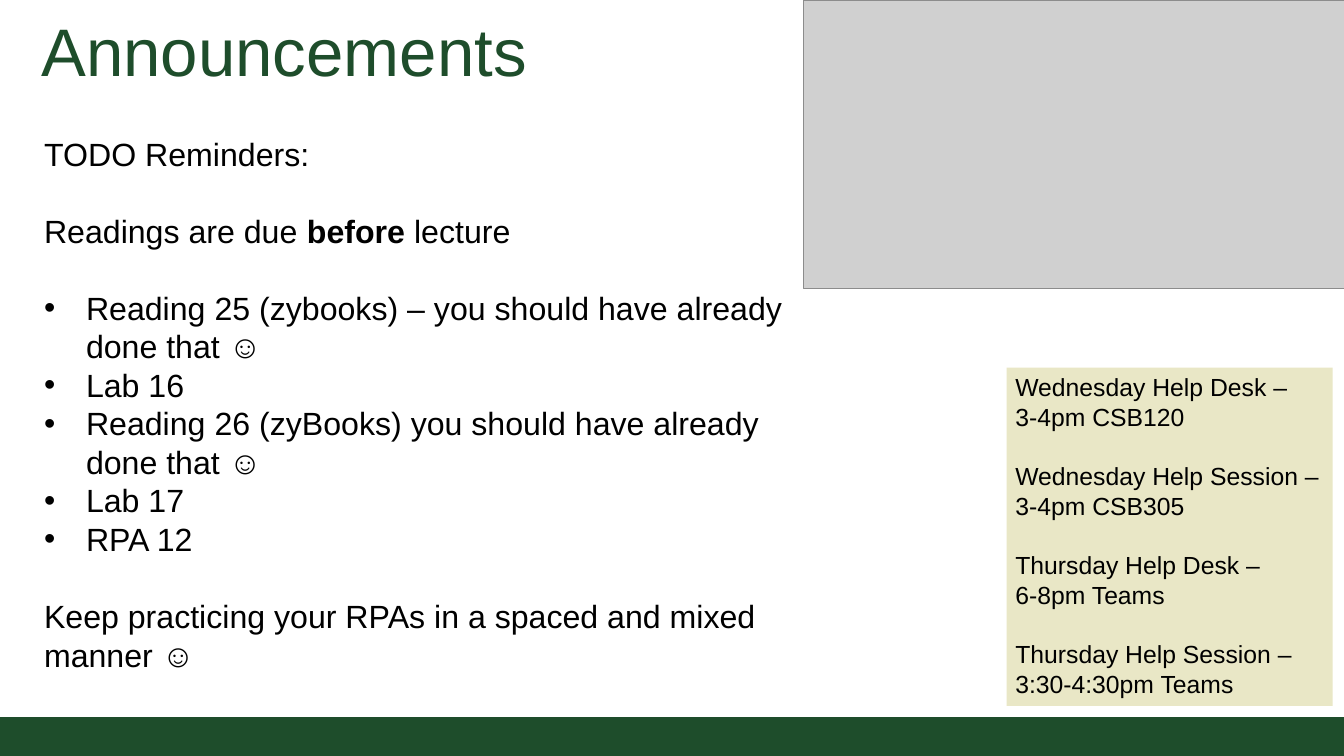
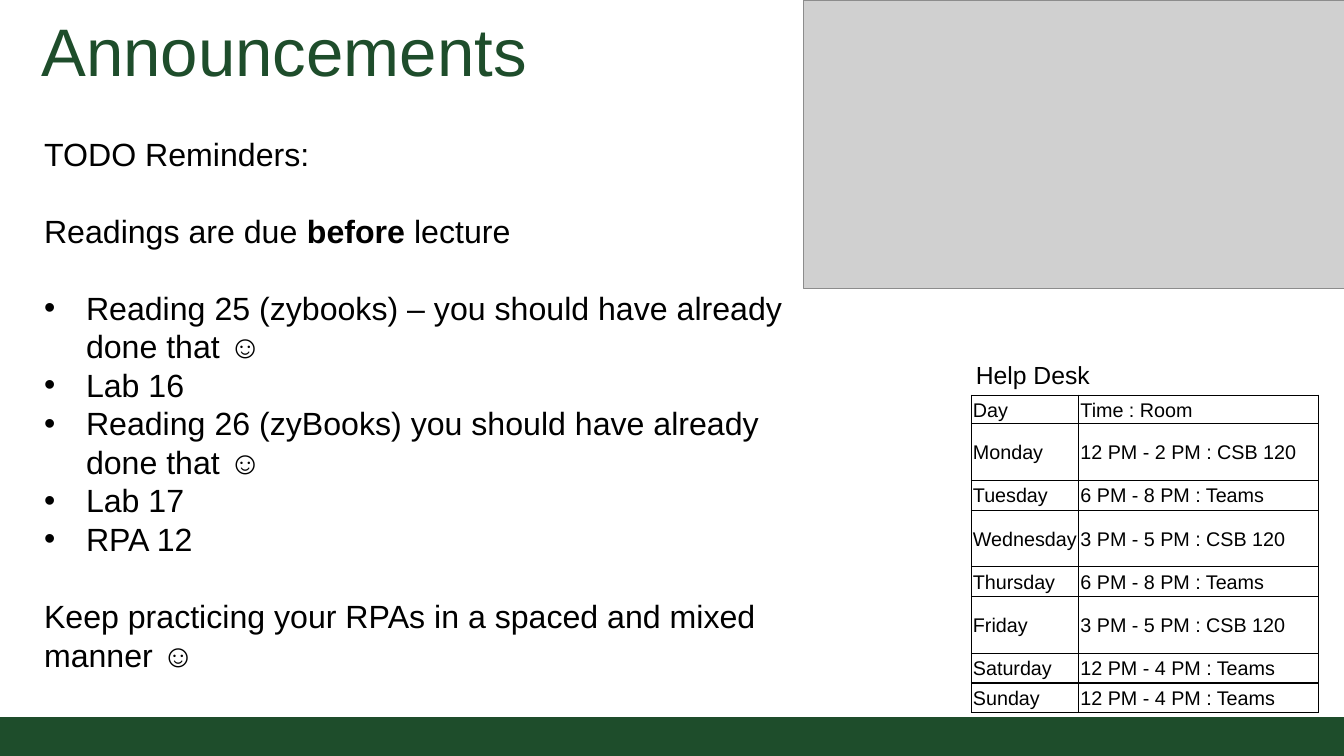
Before and after one commit to CSU-CompSci-CS163-4/Handouts, a slide deck: slide 2 of slides/On-Campus/13_02_SearchingAndSorting.pptx. Drawn at 1344x756 pixels with LibreOffice and Linux fonts; fonts in the diff are those of the drawing; grey boxes stand for pictures; background and template pictures are left out. Boxes give left, top, right and bottom in pixels: in the first picture for what was removed or moved away, otherwise in the second. Text is boxed around its words. In the diff, an @@ line names an element or a change of style, - is before the commit and + after.

Commit message:
Searching and Sorting Lecture updated

```diff
--- a/slides/On-Campus/13_02_SearchingAndSorting.pptx
+++ b/slides/On-Campus/13_02_SearchingAndSorting.pptx
@@ text added at box(976, 366, 1089, 389), 20 pt, text #000000 @@
+Help Desk
@@ rectangle removed at box(1007, 367, 1333, 705) @@
-Wednesday Help Desk –
-3-4pm CSB120
-Wednesday Help Session –
-3-4pm CSB305
-Thursday Help Desk –
-6-8pm Teams
-Thursday Help Session –
-3:30-4:30pm Teams
@@ table added at box(971, 395, 1319, 713), 8 rows, 2 columns @@
+Day | Time : Room
+Monday | 12 PM - 2 PM : CSB 120
+Tuesday | 6 PM - 8 PM : Teams
+Wednesday | 3 PM - 5 PM : CSB 120
+Thursday | 6 PM - 8 PM : Teams
+Friday | 3 PM - 5 PM : CSB 120
+Saturday | 12 PM - 4 PM : Teams
+Sunday | 12 PM - 4 PM : Teams
```
Also in this commit, not shown: 1 other file.
